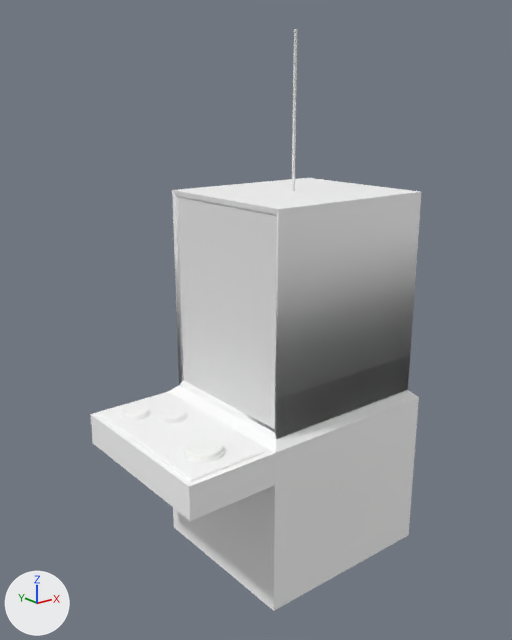
One commit to the FBX model claw machine.fbx: the scene before it, then after it.
Both versions are drawn from a 50 mm camera at (-2.83, -3.23, 2.03) aimed at (-0.24, 0.01, 0.73). Arrows for +X, +Y and +Z are at lower left; the lights stay in place. Where no turn or scale is listed for an object, it has been applied to the vertices. Vertices at the same position are counted once.

The first picture shows 'button exit', 'help base', 'machine', 'verre machine'.
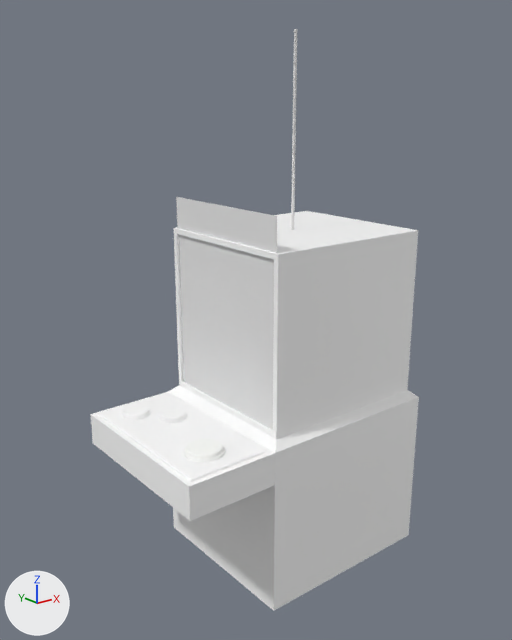
Where the newer file only moved an object's origin or applied its transform, the numbers keep the older frame.

What differs and where, as boxes (x1, y1, x2, y2) in the pictures (512 x 640 px):
'machine', reshaped (8% shorter)
    before: (168, 178, 421, 611)
    after: (168, 211, 419, 611)
part 1 of me_cube_005, added
    after: (174, 211, 418, 439)
part 2 of me_cube_005, cut back
    before: (172, 178, 421, 439)

What the commit changed:
me_cube_005 is used by ob_machine; location (0.0, 0.0, 0.0).
me_cube_005 had 58 vertices, 54 faces and spanned x -0.55..0.68, y -0.55..0.55, z -0.89..1.49.
me_cube_005 now has 37 vertices, 32 faces and spans x -0.55..0.68, y -0.55..0.55, z -0.89..1.49.
me_cube_005 part 1: a new loose piece of 16 vertices spanning x -0.5..0.62, y -0.5..0.5, z 0.21..1.26, in mat_machine (its picture is missing).
Part 2, on me_cube_005:
37 vertices are removed from x -0.5..0.62, y -0.5..0.5, z 0.24..1.49.
37 faces are deleted.
1 new face joins them.
